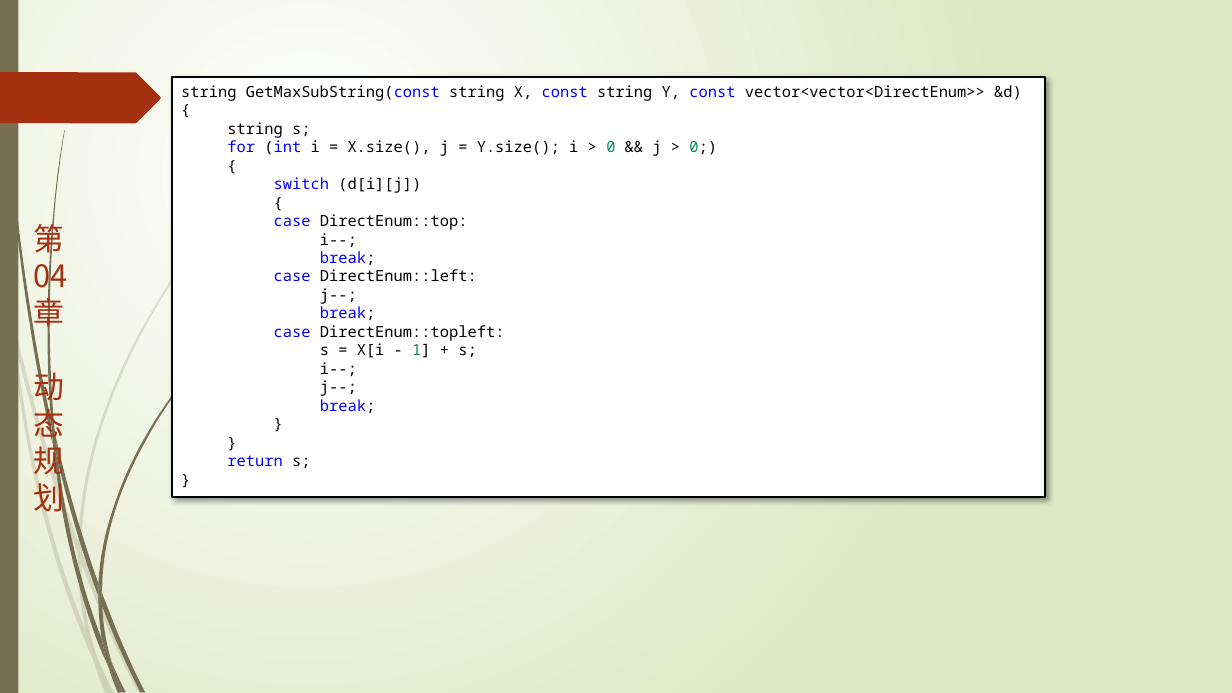
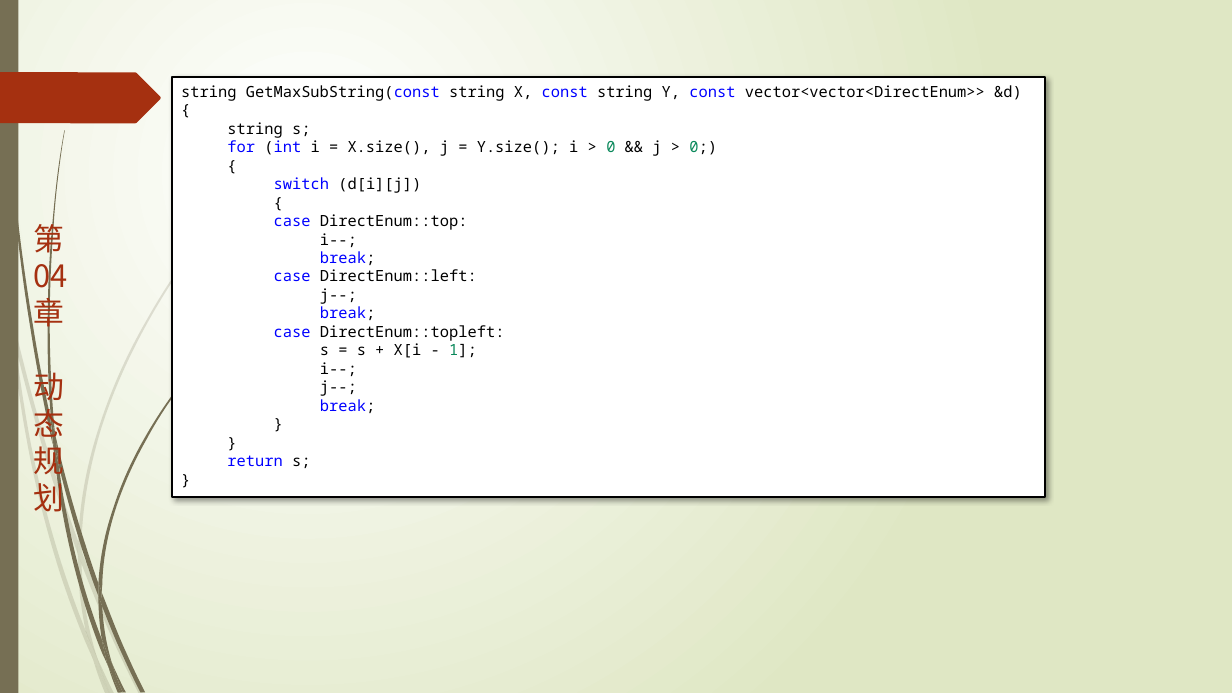
Before and after one commit to TeacherPeng/AlgorithmDesign, a slide deck: slide 23 of 教案/第04章.动态规划.pptx. Drawn at 1232x693 pixels with LibreOffice and Linux fonts; fonts in the diff are those of the drawing. Boxes give left, top, right and bottom in pixels: in the first picture for what was removed or moved away, otherwise in the second. Text is boxed around its words. In the diff, an @@ line names an element or a change of style, - is before the commit and + after.

```diff
--- a/教案/第04章.动态规划.pptx
+++ b/教案/第04章.动态规划.pptx
@@ text in rectangle at <box>320,343,477,358</box>: text changed @@
-      s = X[i - 1] + s;
+      s = s + X[i - 1];
```
Also in this commit, not shown: 1 other file.
